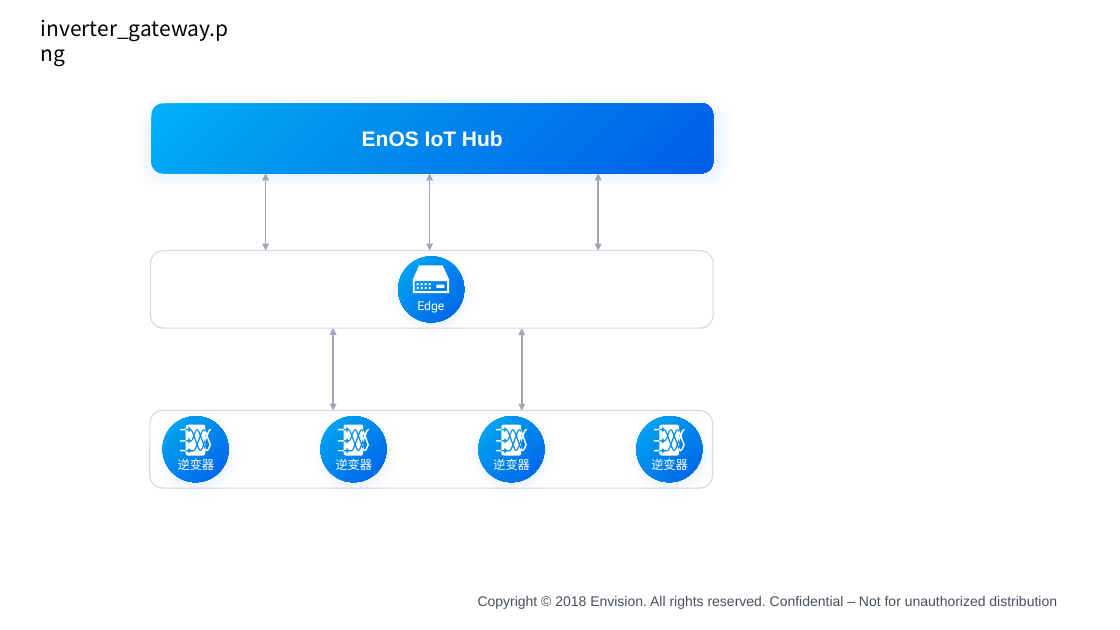
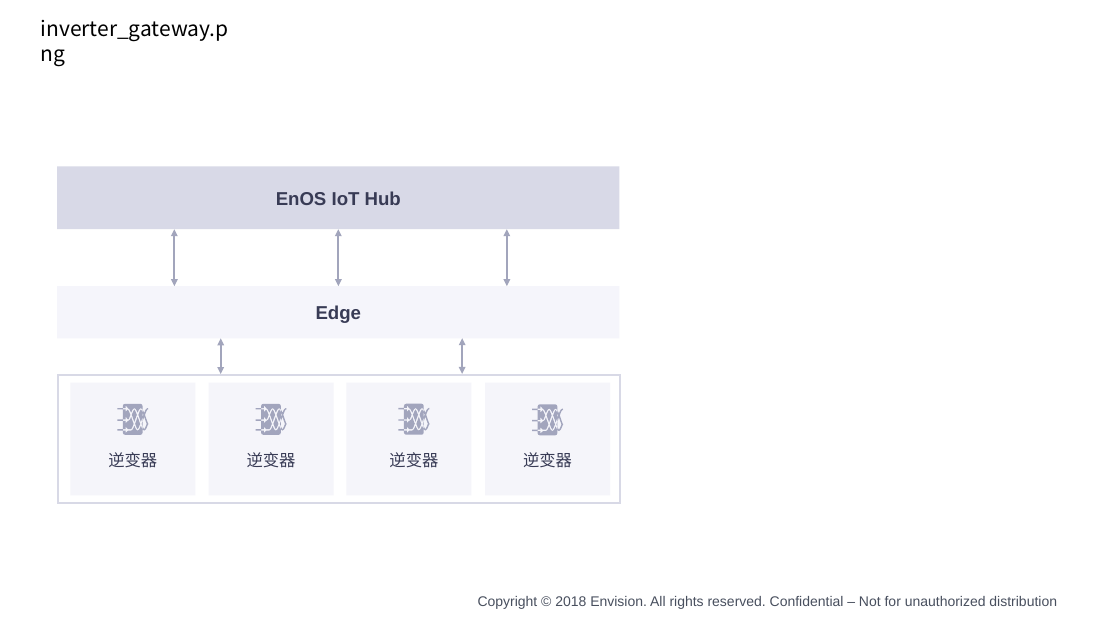
Before and after one commit to EnvisionDoc/device_connection_zh, a slide deck: slide 8 of media/device_zh.pptx (slide 4 before the commit). Drawn at 1120x630 pixels with LibreOffice and Linux fonts; fonts in the diff are those of the drawing; background and template pictures are left out. Boxes give left, top, right and bottom in pixels: in the first picture for what was removed or moved away, otherwise in the second. Text is boxed around its words. In the diff, an @@ line names an element or a change of style, - is before the commit and + after.

```diff
--- a/media/device_zh.pptx
+++ b/media/device_zh.pptx
@@ rectangle "EnOS IoT Hub": place and size @@
-rectangle "EnOS IoT Hub" at (151,103,713,173)
+rectangle "EnOS IoT Hub" at (57,166,619,229)
@@ rectangle "EnOS IoT Hub" at (57,166,619,229): size 18 to 16 pt, text colour #FFFFFF to #383B55; rounded rectangle to rectangle; fill gradient #00B0FD to #0095EE to #005FE9 to #D8D9E7; shadow off @@
@@ double arrow moved from (266, 173) - (266, 250) to (339, 229) - (339, 287) @@
@@ double arrow moved from (429, 173) - (429, 250) to (507, 229) - (507, 287) @@
@@ rectangle "Edge": place and size @@
-rectangle "Edge" at (417,300,444,313)
+rectangle "Edge" at (57,287,619,339)
@@ rectangle "Edge" at (57,287,619,339): size 10.5 to 16 pt, font Roboto to Arial, text colour #FFFFFF to #383B55, bold on; fill none to #F5F5FB @@
@@ double arrow moved from (334, 328) - (334, 411) to (221, 339) - (221, 374) @@
@@ double arrow moved from (522, 329) - (522, 411) to (462, 339) - (462, 374) @@
@@ fill #FFFFFF to #A2A5BD in 3 elements at (532,404,563,435), (398,404,429,435), (118,404,149,435) @@
@@ freeform shape: place and size @@
-freeform shape at (180,424,211,455)
+freeform shape at (118,404,149,435)
@@ group added at (58,229,620,503): 5 rectangles, 1 double arrow, 1 freeform shape @@
@@ freeform shape: place and size @@
-freeform shape at (338,424,369,455)
+freeform shape at (398,404,429,435)
@@ group removed at (150,173,713,488): 5 ellipses, 2 freeform shapes, 2 rounded rectangles, 1 double arrow @@
@@ freeform shape: place and size @@
-freeform shape at (496,424,527,455)
+freeform shape at (532,404,563,435)
@@ text "逆变器": place and size @@
-text "逆变器" at (178,458,215,470)
+text "逆变器" at (108,452,157,468)
@@ size 10.5 to 14 pt, font Roboto to Noto Sans CJK SC, text colour #FFFFFF to #383B55; line spacing 1 to 18.8pt; vertical alignment middle to top in 4 elements at (523,452,572,468), (389,452,438,468), (108,452,157,468), (247,452,296,468) @@
@@ text "逆变器": place and size @@
-text "逆变器" at (651,458,688,470)
+text "逆变器" at (247,452,296,468)
@@ text "逆变器": place and size @@
-text "逆变器" at (336,458,373,470)
+text "逆变器" at (389,452,438,468)
@@ text "逆变器": place and size @@
-text "逆变器" at (493,458,530,470)
+text "逆变器" at (523,452,572,468)
```
Also in this commit, not shown: 4 other slides changed, 6 slides added, 5 slides removed, 10 other files.
